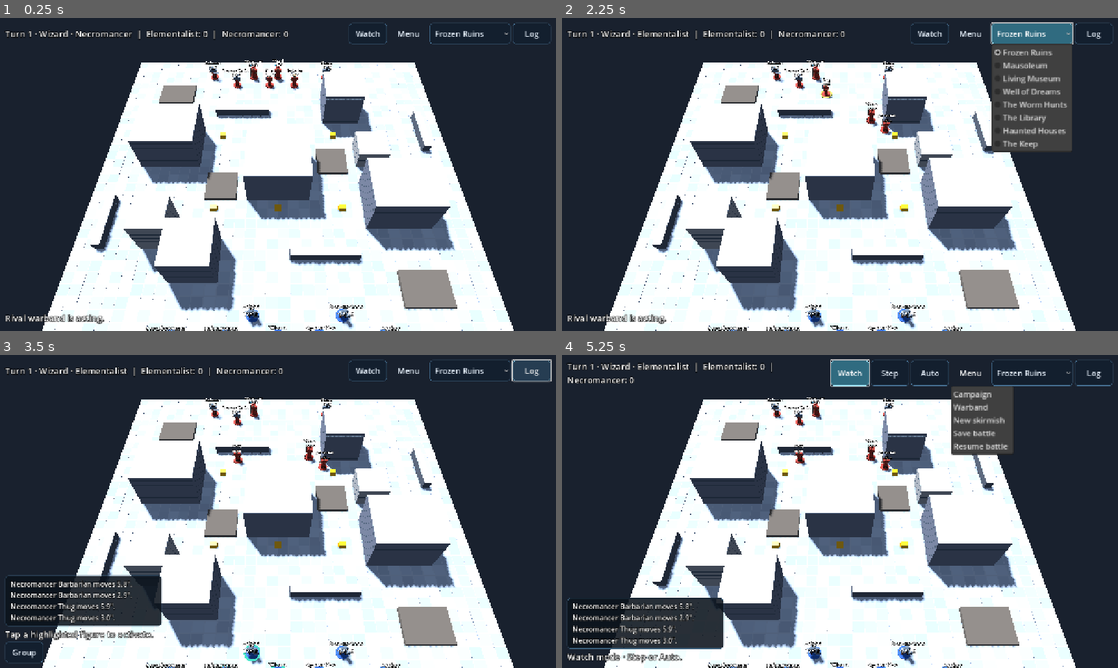
Above: before the commit, frames 1-4 (two rows, left to right).
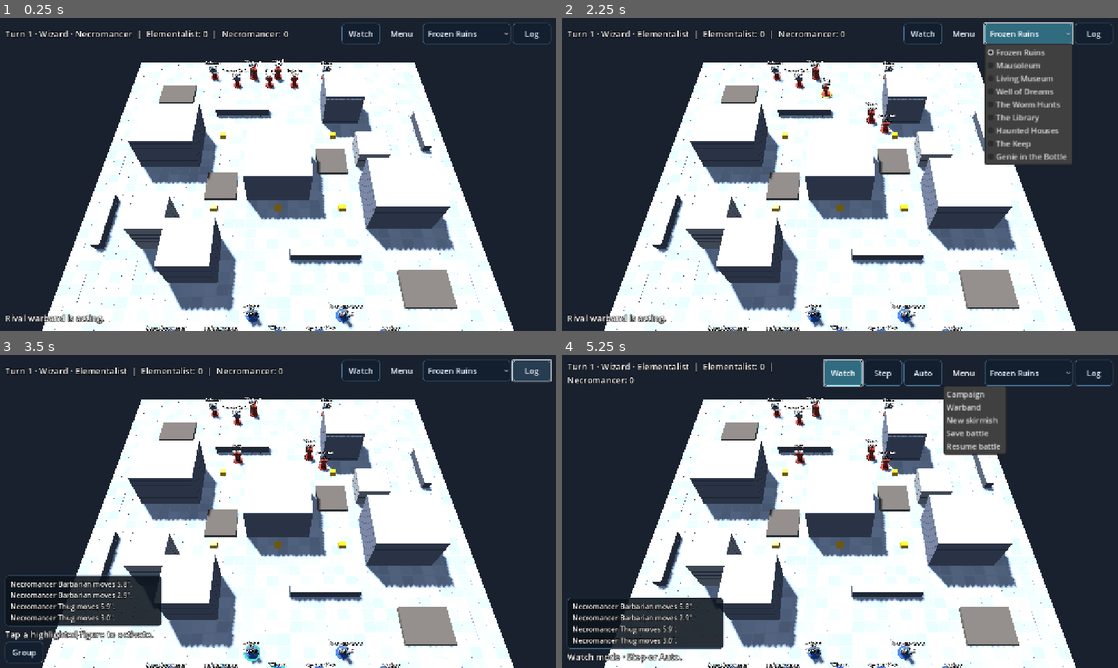
Above: after the commit, the same moments.

Repository: drag0nblad3/Frostgame
Game: Godot game, scene res://scenes/main.tscn
Two runs of this game, one before a commit and one after it. Both use one fixed random seed, a clock stepped at 60 frames per second and the inputs below.
Inputs:
- Up to frame 1 (0.25 s): no input
- Up to frame 2 (2.25 s): click "Menu" at 0.5 s; click "Watch" at 1.25 s; click "Frozen Ruins" at 2 s
- Up to frame 3 (3.5 s): click "Log" at 2.75 s
- Up to frame 4 (5.25 s): click "Group" at 3.5 s; click "Watch" at 4.25 s; click "Menu" at 5 s

The runs differ from the first frame. In frame 1, 0.3% of the frame differs, in the area x 61-87%, y 1-9%; in frame 2, 2.4%, in the area x 61-92%, y 1-47%; in frame 3, 0.3%; in frame 4, 1.8%.

Commit message:
Add Genie in the Bottle scenario, unique demon and lamp rewards

Diff:
--- a/data/figures.json
+++ b/data/figures.json
@@ -682,5 +682,25 @@
       "large"
     ],
     "verify": false
+  },
+  "genie": {
+    "name": "Genie",
+    "role": "creature",
+    "move": 7,
+    "fight": 3,
+    "shoot": 3,
+    "armour": 13,
+    "will": 5,
+    "health": 14,
+    "cost": 0,
+    "weapons": [
+      "natural",
+      "genie_bolt"
+    ],
+    "traits": [
+      "demon",
+      "immune_normal"
+    ],
+    "verify": false
   }
 }
--- /dev/null
+++ b/data/scenarios/genie_in_the_bottle.json
@@ -0,0 +1,157 @@
+{
+  "id": "genie_in_the_bottle",
+  "name": "The Genie in the Bottle",
+  "board": "frozen_ruins",
+  "warbands": [
+    {
+      "name": "Elementalist",
+      "figures": [
+        {
+          "type": "wizard",
+          "at": [
+            18,
+            3
+          ]
+        },
+        {
+          "type": "apprentice",
+          "at": [
+            15,
+            3
+          ]
+        },
+        {
+          "type": "knight",
+          "at": [
+            20,
+            4.5
+          ]
+        },
+        {
+          "type": "man_at_arms",
+          "at": [
+            13,
+            4.5
+          ]
+        },
+        {
+          "type": "infantryman",
+          "at": [
+            22,
+            3
+          ]
+        },
+        {
+          "type": "archer",
+          "at": [
+            10,
+            3
+          ]
+        },
+        {
+          "type": "crossbowman",
+          "at": [
+            26,
+            3
+          ]
+        }
+      ],
+      "spells": {
+        "elemental_bolt": 12,
+        "elemental_shield": 10,
+        "fleet_feet": 12,
+        "strength": 12,
+        "heal": 12,
+        "combat_awareness": 16
+      }
+    },
+    {
+      "name": "Necromancer",
+      "figures": [
+        {
+          "type": "wizard",
+          "at": [
+            18,
+            33
+          ]
+        },
+        {
+          "type": "apprentice",
+          "at": [
+            21,
+            33
+          ]
+        },
+        {
+          "type": "barbarian",
+          "at": [
+            16,
+            31.5
+          ]
+        },
+        {
+          "type": "treasure_hunter",
+          "at": [
+            23,
+            31.5
+          ]
+        },
+        {
+          "type": "thug",
+          "at": [
+            19,
+            31.5
+          ]
+        },
+        {
+          "type": "ranger",
+          "at": [
+            12,
+            33
+          ]
+        },
+        {
+          "type": "marksman",
+          "at": [
+            26,
+            33
+          ]
+        }
+      ],
+      "spells": {
+        "bone_dart": 10,
+        "steal_health": 10,
+        "fleet_feet": 12,
+        "glow": 14,
+        "mind_lock": 16,
+        "strength": 14
+      }
+    }
+  ],
+  "treasures": [
+    [
+      18,
+      14
+    ],
+    [
+      12,
+      14
+    ],
+    [
+      24,
+      14
+    ],
+    [
+      12,
+      23
+    ],
+    [
+      24,
+      23
+    ]
+  ],
+  "random_encounters": true,
+  "forced_combat": true,
+  "special": "genie_in_the_bottle",
+  "central_treasure": -1
+}
--- a/data/weapons.json
+++ b/data/weapons.json
@@ -1,11 +1,51 @@
 {
-	"_note": "Combat modifiers and ranges checked against Second Edition pp. 33–37; inventory restrictions are not yet implemented.",
-	"hand_weapon": {"name":"Hand weapon","melee":true,"damage":0},
-	"dagger": {"name":"Dagger","melee":true,"damage":-1},
-	"two_handed": {"name":"Two-handed weapon","melee":true,"damage":2},
-	"staff": {"name":"Staff","melee":true,"damage":-1,"enemy_damage":-1},
-	"unarmed": {"name":"Unarmed","melee":true,"fight":-2,"damage":-2},
-	"bow": {"name":"Bow","range":24,"damage":0},
-	"crossbow": {"name":"Crossbow","range":24,"damage":2,"reload":true},
-	"natural": {"name":"Natural weapon","melee":true,"damage":0}
+  "_note": "Combat modifiers and ranges checked against Second Edition pp. 33–37; inventory restrictions are not yet implemented.",
+  "hand_weapon": {
+    "name": "Hand weapon",
+    "melee": true,
+    "damage": 0
+  },
+  "dagger": {
+    "name": "Dagger",
+    "melee": true,
+    "damage": -1
+  },
+  "two_handed": {
+    "name": "Two-handed weapon",
+    "melee": true,
+    "damage": 2
+  },
+  "staff": {
+    "name": "Staff",
+    "melee": true,
+    "damage": -1,
+    "enemy_damage": -1
+  },
+  "unarmed": {
+    "name": "Unarmed",
+    "melee": true,
+    "fight": -2,
+    "damage": -2
+  },
+  "bow": {
+    "name": "Bow",
+    "range": 24,
+    "damage": 0
+  },
+  "crossbow": {
+    "name": "Crossbow",
+    "range": 24,
+    "damage": 2,
+    "reload": true
+  },
+  "natural": {
+    "name": "Natural weapon",
+    "melee": true,
+    "damage": 0
+  },
+  "genie_bolt": {
+    "name": "Elemental blast",
+    "range": 24,
+    "damage": 0
+  }
 }
--- a/src/core/ai/creature_bot.gd
+++ b/src/core/ai/creature_bot.gd
@@ -3,6 +3,8 @@
 ## Basic uncontrolled-creature priorities (pp. 69–70).
 
 static func play(c: GameController, f: Figure) -> void:
+	if ScenarioGenie.flee(c, f):
+		return
 	for i in 2:
 		if not f.in_play() or f.actions_left <= 0:
 			return
--- a/src/core/campaign/campaign_progress.gd
+++ b/src/core/campaign/campaign_progress.gd
@@ -89,7 +89,7 @@
 					xp += 10
 				elif not e["success"] and int(e.get("failure_damage", 0)) > 0:
 					xp += 5
-		elif event.type in ["well_drink", "hut_discovered", "disc_transport"] and int(e["side"]) == side:
+		elif event.type in ["well_drink", "hut_discovered", "disc_transport", "genie_released"] and int(e["side"]) == side:
 			scenario_xp += int(e["xp"])
 		elif event.type == "damage" and c.state.scenario_special == "worm_hunts":
 			var victim := c.state.figure(e["id"])
@@ -102,6 +102,8 @@
 			var attacker := c.state.figure(e["by"])
 			if victim != null and attacker != null and victim.side < 0 and attacker.side == side:
 				if c.state.scenario_special == "worm_hunts" and victim.def.id == "giant_worm":
+					scenario_xp += 50
+				elif c.state.scenario_special == "genie_in_the_bottle" and victim.def.id == "genie":
 					scenario_xp += 50
 				elif c.state.museum and victim.def.id == "medium_construct":
 					scenario_xp += 10
@@ -172,6 +174,10 @@
 		if token.secured_by == side and not token.central:
 			recovered.append(token)
 	for token in recovered:
+		if c.state.scenario_special == "genie_in_the_bottle" and token.id == c.state.lamp_token:
+			data["gold"] = int(data["gold"]) + 250
+			report.append("Recovered the genie lamp: 250 gc.")
+			continue
 		var raw := dice.d20()
 		if c.state.scenario_special == "underground_library":
 			if token.central:
--- a/src/core/explain/explainer.gd
+++ b/src/core/explain/explainer.gd
@@ -13,6 +13,12 @@
 static func text(s: GameState, e: GameEvent) -> String:
 	var d := e.data
 	match e.type:
+		"genie_released":
+			return "The lamp releases an angry genie!"
+		"genie_flee":
+			return "The genie has claimed three victims and seeks an exit."
+		"genie_escaped":
+			return "The genie escapes the ruins."
 		"hut_discovered":
 			return "Hut searched: %s." % ("empty" if d.get("creature", "") == "" else str(d["creature"]).capitalize())
 		"disc_transport":
--- a/src/core/state/battle_snapshot.gd
+++ b/src/core/state/battle_snapshot.gd
@@ -3,7 +3,7 @@
 ## Local, versioned checkpoint. No objects or suspended callbacks are deserialized.
 const VERSION := 1
 const PATH := "user://frostgame_battle_v1.dat"
-const STATE := ["side_names", "turn", "phase", "push_winner" …(133 unchanged characters)…  "discovered_huts", "disc_travellers", "reinforcement_points", "spellbooks", "sp …(165 unchanged characters)…
+const STATE := ["side_names", "turn", "phase", "push_winner" …(133 unchanged characters)…  "discovered_huts", "disc_travellers", "lamp_token", "genie_id", "genie_kills", "reinforcement_points", "spellbooks", "sp …(165 unchanged characters)…
 const EARLY := ["leaders", "eligible", "used", "closed"]
 const GROUP := ["stage", "side", "members", "pending"]
 const TOKEN := ["id", "pos", "carrier_id", "secured_by", "lost", "ever_collected", "central", "frozen"]
--- a/src/core/state/game_controller.gd
+++ b/src/core/state/game_controller.gd
@@ -317,6 +317,7 @@
 	if out:
 		_loot.drop_on_death(f)
 		emit("out_of_action", {"id": f.id, "by": by.id})
+		ScenarioGenie.record_kill(self, f, by)
 
 
 func can_pick_up(id: int) -> bool:
--- a/src/core/state/game_state.gd
+++ b/src/core/state/game_state.gd
@@ -24,6 +24,9 @@
 var well_drinkers := {}
 var discovered_huts := {}
 var disc_travellers := {}
+var lamp_token := -1
+var genie_id := -1
+var genie_kills := 0
 var reinforcement_points: Array[Vector2] = []
 var creature_db: FigureDb
 var spellbooks := {}
--- /dev/null
+++ b/src/core/state/scenario_genie.gd
@@ -0,0 +1,94 @@
+class_name ScenarioGenie
+extends RefCounted
+## A unique wandering demon tied to the first discovery of its lamp (p. 149).
+
+
+static func first_pickup(c: GameController, finder: Figure, token: TreasureToken) -> void:
+	var s := c.state
+	if s.scenario_special != "genie_in_the_bottle" or s.lamp_token >= 0 or s.creature_db == null:
+		return
+	var collected := 0
+	for t in s.treasures:
+		if t.ever_collected:
+			collected += 1
+	if collected < s.treasures.size() and c.dice.d20() < 15:
+		return
+	var grid := MoveGrid.new(s.board, null, s.figures)
+	var candidates: Array[Vector2] = []
+	var center := MovePlanner.node_at(finder.pos)
+	for dx in range(-8, 9):
+		for dy in range(-8, 9):
+			var node := center + Vector2i(dx, dy)
+			var at := MoveGrid.to_pos(node)
+			if not grid.open(node):
+				continue
+			var dist := at.distance_to(finder.pos)
+			if dist > 4.0 or absf(s.board.height_at(at) - finder.elevation) >= 0.5:
+				continue
+			var closer := true
+			for other in s.figures:
+				if other != finder and other.in_play() and absf(other.elevation - finder.elevation) < 0.5 and other.pos.distance_to(at) <= dist:
+					closer = false
+					break
+			if closer:
+				candidates.append(at)
+	if candidates.is_empty():
+		# Crowded sites use the nearest unoccupied node, never overlap a base.
+		for dx in range(-8, 9):
+			for dy in range(-8, 9):
+				var node := center + Vector2i(dx, dy)
+				if grid.open(node):
+					candidates.append(MoveGrid.to_pos(node))
+	if candidates.is_empty():
+		return
+	candidates.sort_custom(func(a: Vector2, b: Vector2) -> bool:
+		return absf(a.distance_to(finder.pos) - 1.75) < absf(b.distance_to(finder.pos) - 1.75))
+	var genie := c._encounters._spawn_at("genie", candidates[0])
+	s.lamp_token = token.id
+	s.genie_id = genie.id
+	c.emit("genie_released", {"id": genie.id, "side": finder.side, "treasure": token.id, "xp": 30})
+
+
+static func record_kill(c: GameController, victim: Figure, by: Figure) -> void:
+	var s := c.state
+	if s.scenario_special != "genie_in_the_bottle" or by.id != s.genie_id or victim == by or victim.original_side < 0:
+		return
+	s.genie_kills += 1
+	if s.genie_kills == 3:
+		c.emit("genie_flee", {"id": by.id})
+
+
+static func flee(c: GameController, f: Figure) -> bool:
+	var s := c.state
+	if f.id != s.genie_id or s.genie_kills < 3 or f.side >= 0:
+		return false
+	if Contact.in_combat(s.figures, f):
+		return false
+	if f.moves_taken == 0 and c.can_move():
+		var r := c.reach()
+		var best := Vector2i(-1, -1)
+		var distance := TreasureRules.edge_distance(s.board, f.pos)
+		for n in r.nodes():
+			var d := TreasureRules.edge_distance(s.board, MoveGrid.to_pos(n))
+			if d < distance:
+				distance = d
+				best = n
+		if best.x >= 0:
+			c.move_to(best)
+			if c.awaiting_reaction() or not f.in_play():
+				return true
+	if Contact.in_combat(s.figures, f):
+		return false
+	if TreasureRules.edge_distance(s.board, f.pos) <= Figure.BASE_RADIUS + 0.01 and f.elevation < 0.5:
+		f.exited = true
+		f.actions_left = 0
+		c.emit("exit", {"id": f.id})
+		c.emit("genie_escaped", {"id": f.id})
+		return true
+	var target: Figure = null
+	for t in s.figures:
+		if t.side >= 0 and c.can_shoot(t.id) and (target == null or Shooting.distance(f, t) < Shooting.distance(f, target)):
+			target = t
+	if target != null:
+		c.shoot(target.id)
+	return true
--- a/src/core/state/treasure_actions.gd
+++ b/src/core/state/treasure_actions.gd
@@ -30,6 +30,7 @@
 	_c.emit("treasure_pickup", {"id": f.id, "treasure": id})
 	if not token.ever_collected:
 		token.ever_collected = true
+		ScenarioGenie.first_pickup(_c, f, token)
 		_c._encounters.on_pickup()
 	return true
 
--- a/src/view/hud/battle_hud.gd
+++ b/src/view/hud/battle_hud.gd
@@ -73,7 +73,7 @@
 	scenarios.set_item_metadata(1, "mausoleum")
 	scenarios.add_item("Living Museum")
 	scenarios.set_item_metadata(2, "living_museum")
-	for option: Array in [["Well of Dreams", "dreams_well"], ["The Worm Hunts", "worm_hunts"], ["The Library", "underground_library"], ["Haunted Houses", "haunted_houses"], ["The Keep", "the_keep"]]:
+	for option: Array in [["Well of Dreams", "dreams_well"], ["The Worm Hunts", "worm_hunts"], ["The Library", "underground_library"], ["Haunted Houses", "haunted_houses"], ["The Keep", "the_keep"], ["Genie in the Bottle", "genie_in_the_bottle"]]:
 		scenarios.add_item(option[0])
 		scenarios.set_item_metadata(scenarios.item_count - 1, option[1])
 	scenarios.item_selected.connect(func(i: int) -> void: scenario_selected.emit(str(scenarios.get_item_metadata(i))))
--- /dev/null
+++ b/tests/unit/test_scenario_genie.gd
@@ -0,0 +1,43 @@
+extends TestCase
+
+
+func test_genie_fifth_pickup_and_single_lamp() -> void:
+	var s := ScenarioLoader.load_id("genie_in_the_bottle", db(), terrain())
+	var c := GameController.new(s, LoadedDice.new([1, 1, 1, 1]))
+	var f := s.figure(1)
+	f.pos = Vector2(18, 18)
+	for token in s.treasures:
+		check(not token.central)
+		token.ever_collected = true
+		ScenarioGenie.first_pickup(c, f, token)
+	check_eq(s.lamp_token, s.treasures.size() - 1)
+	var genie := s.figure(s.genie_id)
+	check(genie != null)
+	check_eq(genie.def.health, 14)
+	check_eq(genie.def.shoot, 3)
+	check(genie.def.traits.has("immune_normal"))
+	var count := s.figures.size()
+	ScenarioGenie.first_pickup(c, f, s.treasure(0))
+	check_eq(s.figures.size(), count)
+	check_eq(c.history.back().data["xp"], 30)
+
+
+func test_genie_kills_and_escape() -> void:
+	var s := ScenarioLoader.load_id("genie_in_the_bottle", db(), terrain())
+	var c := GameController.new(s, LoadedDice.new([20]))
+	var f := s.figure(1)
+	f.pos = Vector2(18, 18)
+	s.treasure(0).ever_collected = true
+	ScenarioGenie.first_pickup(c, f, s.treasure(0))
+	var genie := s.figure(s.genie_id)
+	for i in [2, 3, 4]:
+		c._hurt(s.figure(i), 100, genie)
+	check_eq(s.genie_kills, 3)
+	genie.pos = Vector2(0.5, 18)
+	genie.actions_left = 2
+	s.active_id = genie.id
+	check(ScenarioGenie.flee(c, genie))
+	check(genie.exited)
+	var restored := BattleSnapshot.rebuild(BattleSnapshot.capture(c), db())
+	check_eq(restored.state.genie_kills, 3)
+	check_eq(restored.state.lamp_token, 0)
Not shown, changed: docs/rules-coverage.md
